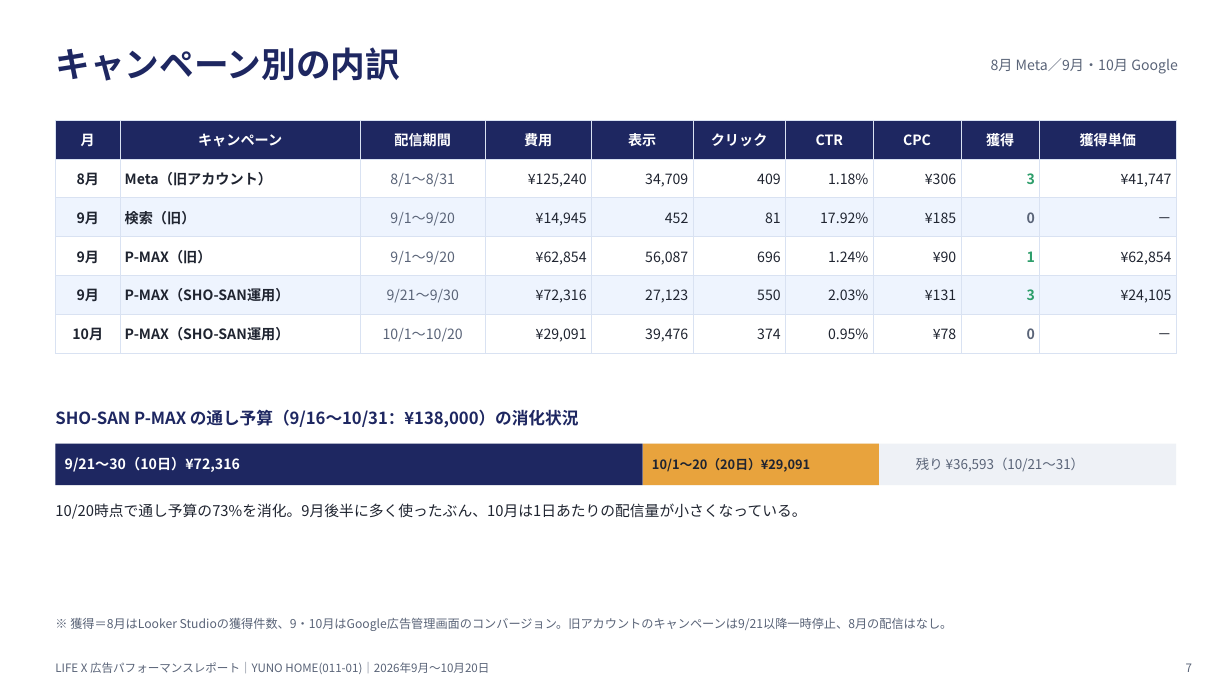
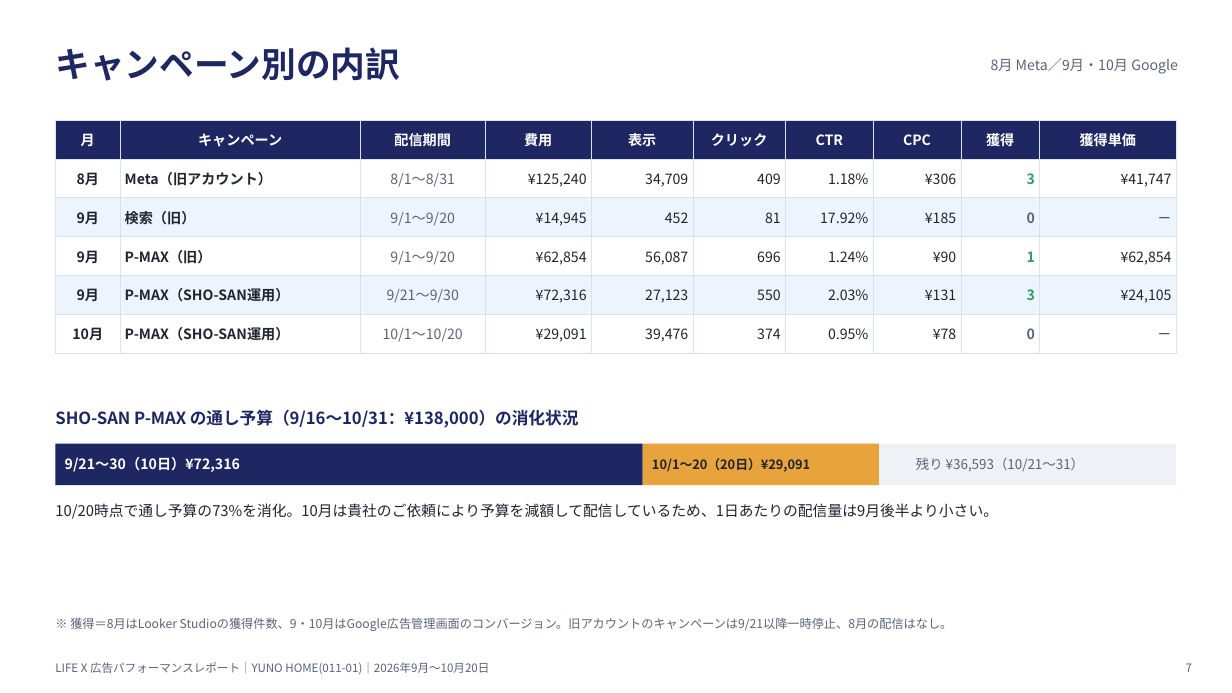
Before and after one commit to King-AI-cloud/test, a slide deck: slide 7 of LIFEX_YUNO_HOME_202609-1020.pptx. Drawn at 1232x693 pixels with LibreOffice and Linux fonts; fonts in the diff are those of the drawing. Boxes give left, top, right and bottom in pixels: in the first picture for what was removed or moved away, otherwise in the second. Text is boxed around its words. In the diff, an @@ line names an element or a change of style, - is before the commit and + after.

```diff
--- a/LIFEX_YUNO_HOME_202609-1020.pptx
+++ b/LIFEX_YUNO_HOME_202609-1020.pptx
@@ text at box(55, 503, 998, 519): text changed @@
-10/20時点で通し予算の73%を消化。9月後半に多く使ったぶん、10月は1日あたりの配信量が小さくなっている。
+10/20時点で通し予算の73%を消化。10月は貴社のご依頼により予算を減額して配信しているため、1日あたりの配信量は9月後半より小さい。
```
Also in this commit, not shown: 5 other slides changed.
